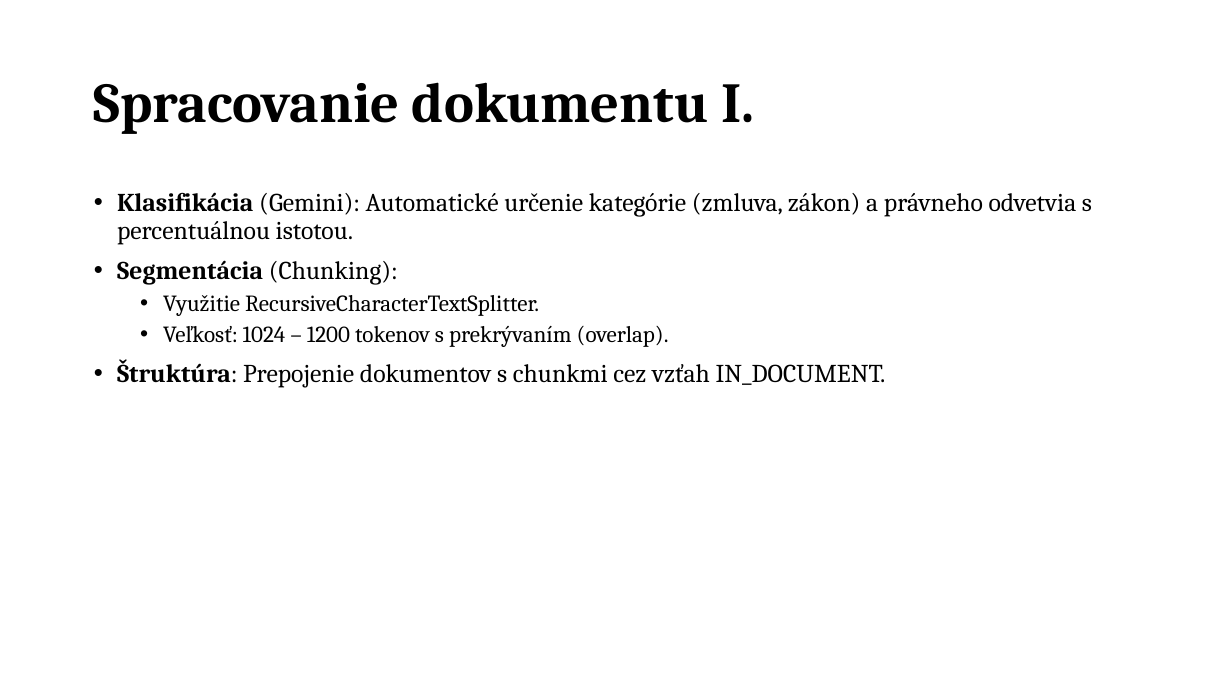
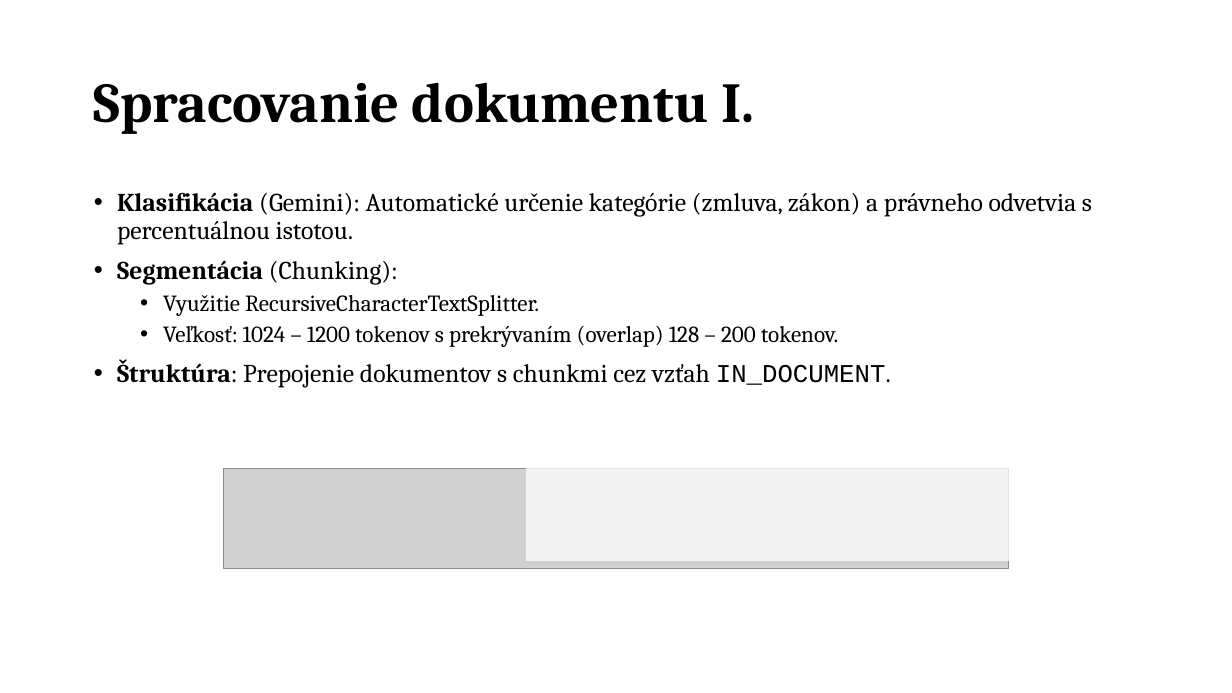
Before and after one commit to samuelbagin1/llm-knowledge-graph, a slide deck: slide 4 of presentations/Využitie LLM pre analýzu právnych dokumentov nove.pptx. Drawn at 1232x693 pixels with LibreOffice and Linux fonts; fonts in the diff are those of the drawing; grey boxes stand for pictures. Boxes give left, top, right and bottom in pixels: in the first picture for what was removed or moved away, otherwise in the second. Text is boxed around its words. In the diff, an @@ line names an element or a change of style, - is before the commit and + after.

```diff
--- a/presentations/Využitie LLM pre analýzu právnych dokumentov nove.pptx
+++ b/presentations/Využitie LLM pre analýzu právnych dokumentov nove.pptx
@@ text at (163,326,839,347): text changed @@
-  • Veľkosť: 1024 – 1200 tokenov s prekrývaním (overlap).
+  • Veľkosť: 1024 – 1200 tokenov s prekrývaním (overlap) 128 – 200 tokenov.
@@ text at (117,359,891,388): font Cambria to Courier New in "IN_DOCUMENT." @@
@@ picture added at (224,469,1009,569) @@
@@ rectangle added at (526,455,1065,561), fill #FFFFFF at 75% opacity @@
```
Also in this commit, not shown: 7 other slides changed, 2 slides added, 3 other files.
